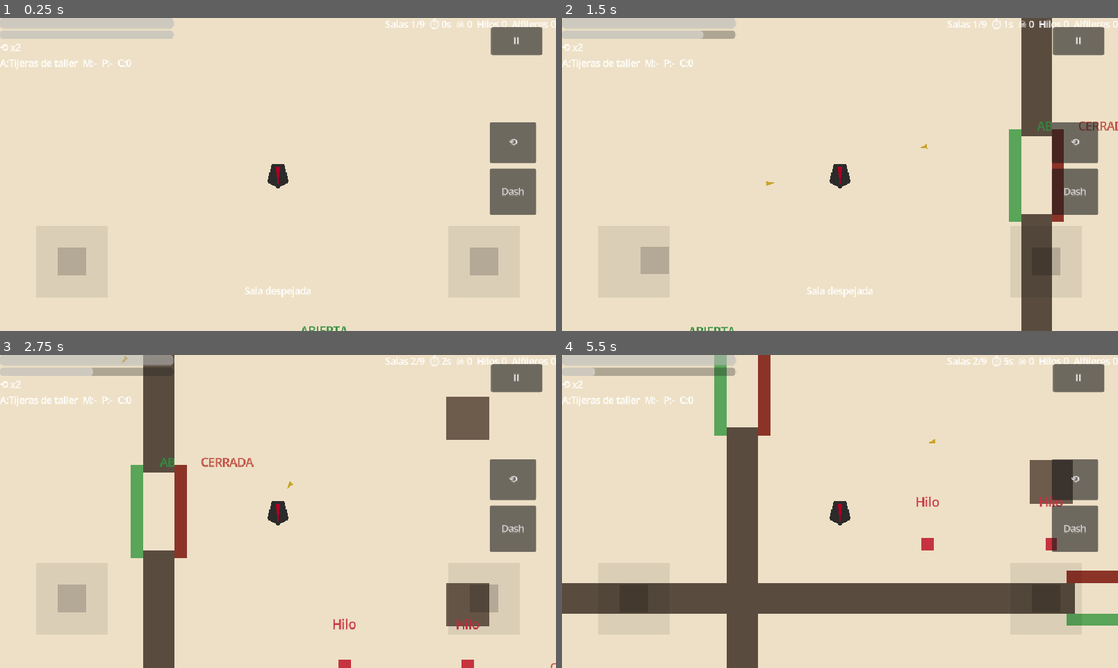
Above: before the commit, frames 1-4 (two rows, left to right).
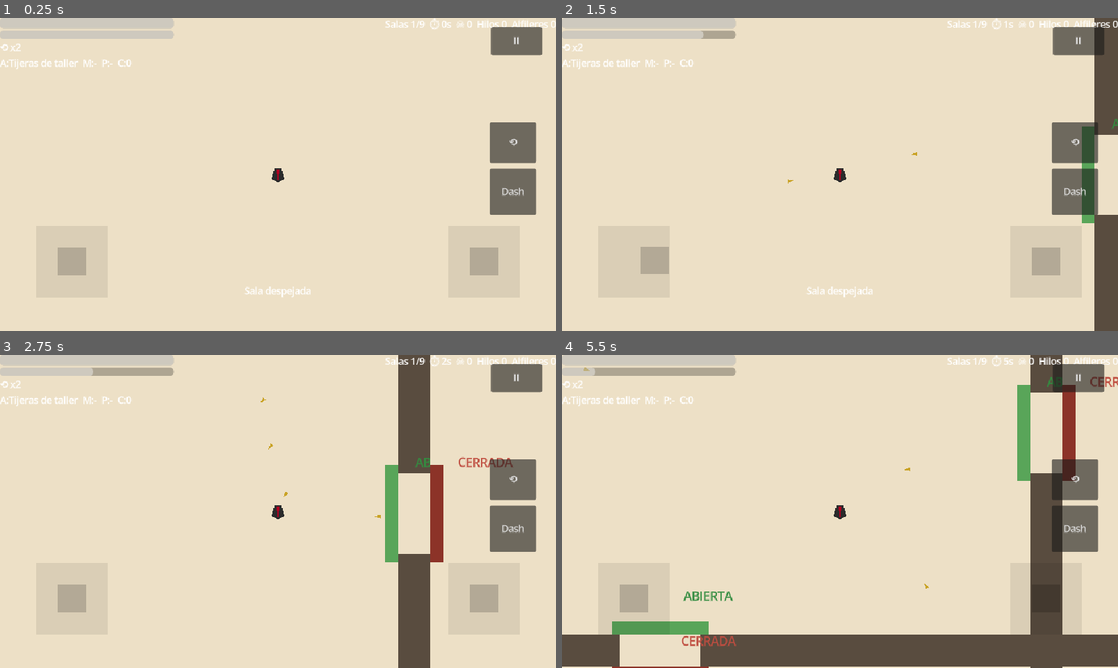
Above: after the commit, the same moments.

Repository: alex0593/Cuerda_y_Tijeras
Game: Godot game, scene res://gameplay/main/game.tscn
Same seed, same stepped clock (60 frames per second), same inputs: the game is played once before the commit and once after it.
Inputs (mouse positions are in pixels of both pictures, inside the frame that each line leads up to):
- Up to frame 1 (0.25 s): no input
- Up to frame 2 (1.5 s): tap Enter at 0.5 s; move the mouse to (962, 158) at 0.52 s; hold D (move_right) 0.53-1.25 s; tap Space (dash) at 0.6 s; click (962, 158) at 0.67 s; drag from (728, 190) to (1029, 174) at 1.27 s
- Up to frame 3 (2.75 s): move the mouse to (333, 442) at 2.02 s; press the mouse at (333, 442) at 2.03 s; hold D (move_right) from 2.03 s (still down); tap Space (dash) at 2.3 s
- Up to frame 4 (5.5 s): release D (move_right) at 2.75 s; release the mouse at (895, 442) at 2.75 s; drag from (812, 574) to (739, 511) at 2.77 s; move the mouse to (1006, 558) at 3.52 s; hold A (move_left) 3.53-4.25 s; tap 1 (use_item) at 3.6 s; tap Space (dash) at 3.8, 5.1 s; drag from (673, 464) to (973, 664) at 4.27 s; move the mouse to (867, 511) at 5.02 s; hold S (move_down) from 5.03 s (still down); click (867, 511) at 5.17 s

The runs differ from the first frame. In frame 1, 0.2% of the frame differs, in the area x 48-63%, y 46-100%; in frame 2, 9.5%; in frame 3, 14%; in frame 4, 27%, in the area x 0-100%, y 0-100%.

Commit message:
fix: la cámara se aleja y la sala crece para tener margen
Con la sala a 1280x720 la cámara veía el 94% del ancho de la sala y la
jugadora ocupaba el 8,9% del alto: demasiado cerca. Y el motivo de fondo
era que había calculado mal el viewport del móvil. Con stretch=expand se
conserva el ALTO (540) y se ensancha el ancho: en un móvil de 2412x1080 el
viewport es 1206x540, no 960x430, así que agrandar la sala a 1280 no dio
ningún margen.

- room_generator: la sala va a 1728x972, un 80% más grande que el diseño.
- room.gd: los enemigos conservan su tamaño y su alcance (escalan 1/SCALE).
  Si no, crecerían con la sala y el combate cambiaría sin tocar el balance.
- game.gd: la jugadora NO crece con la sala. Agrandarla era lo que la ponía
  en media pantalla. Se queda en su tamaño de diseño y sube a 260 de
  velocidad, para que cruzar una sala un 80% más grande no alargue la
  partida (4,4 s -> 6,6 s).
- test_h1_rooms: la conversión a píxeles de pantalla tenía que multiplicar
  por el zoom; sin eso daba posición negativa y el test era falso.

Medido en la laptop a 2412x1080: la cámara ve 1318x700 de una sala de
1728x972 (margen 409x272), la jugadora sale en el centro exacto de la
pantalla y ocupa el 5,1% del alto.

Diff:
--- a/core/room_generator.gd
+++ b/core/room_generator.gd
@@ -12,9 +12,12 @@
 const GRID_ROWS := 3
 # La sala tiene que ser MÁS grande que el viewport en los dos ejes, o la cámara
 # no tiene margen y empuja a la jugadora al borde de la pantalla en cuanto se
-# acerca a un muro. Con stretch=expand, un móvil panorámico (2412x1080) deja el
-# viewport en 960x430, así que 960x540 no daba ningún margen (doc 07 §5.1).
-const ROOM_SIZE := Vector2(1280, 720)
+# acerca a un muro. Con stretch=expand el alto del viewport se queda en 540 y
+# el ancho se ensancha: en un móvil panorámico (2412x1080) el viewport queda en
+# 1206x540. La sala va a 1728x972, un 80% más grande, para que la cámara pueda
+# encuadrar algo más de la mitad de la sala y la jugadora no ocupe media
+# pantalla (doc 07 §5.1).
+const ROOM_SIZE := Vector2(1728, 972)
 const START_CELL := Vector2i(0, 0)
 const BOSS_CELL := Vector2i(GRID_COLS - 1, GRID_ROWS - 1)
 # Reparto de las salas libres: 3 combates, 1 tesoro y 2 riesgos.
--- a/gameplay/main/game.gd
+++ b/gameplay/main/game.gd
@@ -9,6 +9,10 @@
 const REPAIR_ID := "repair"
 # Por encima del suelo y los muros de la sala, que van en 0.
 const PLAYER_Z := 5
+# Velocidad de la jugadora con la sala al 180%. Antes iba a 220 con la sala a
+# 960x540: cruzar una sala costaba 4,4 s y con la sala grande costaría 7,9 s.
+const PLAYER_SPEED := 260.0
+const PLAYER_DASH_SPEED := 560.0
 const STEP := {"left": Vector2i(-1, 0), "right": Vector2i(1, 0), "up": Vector2i(0, -1), "down": Vector2i(0, 1)}
 const OPPOSITE := {"left": "right", "right": "left", "up": "down", "down": "up"}
 
@@ -118,12 +122,13 @@
 
 func _spawn_player() -> void:
 	player = LelaScript.instantiate()
-	# La jugadora crece con la sala para conservar la proporción del diseño: si
-	# no, el personaje se quedaría pequeño respecto a los muros y a los enemigos.
+	# La jugadora NO crece con la sala: la sala se agranda para dar margen a la
+	# cámara, y agrandar también el personaje lo que hace es ponerle media
+	# pantalla. Se queda en su tamaño de diseño y sube un poco la velocidad para
+	# que cruzar una sala más grande no alargue la partida.
 	var k := RoomScript.SCALE
-	player.scale = Vector2(k.x, k.y)
-	player.move_speed *= k.x
-	player.dash_speed *= k.x
+	player.move_speed = PLAYER_SPEED
+	player.dash_speed = PLAYER_DASH_SPEED
 	add_child(player)
 	# La jugadora es hija del mapa, no de la sala, así que sin esto el suelo de
 	# la sala la dibuja encima y desaparece bajo el mapa. El orden de hermanos
--- a/gameplay/rooms/room.gd
+++ b/gameplay/rooms/room.gd
@@ -14,7 +14,7 @@
 # real de la sala. Así una sala más grande no obliga a rehacer la colocación de
 # muros, cobertura, puertas, botín y taller: se escala todo junto.
 const DESIGN := Vector2(960, 540)
-const SCALE := Vector2(1280.0 / 960.0, 720.0 / 540.0)
+const SCALE := Vector2(1728.0 / 960.0, 972.0 / 540.0)
 # Dónde aparece la jugadora al entrar por cada puerta, ya dentro de la sala.
 const ENTRY_SPOTS := {
 	"left": Vector2(110, 270),
@@ -248,6 +248,10 @@
 				e = preload("res://gameplay/enemies/boss_caja_cero.tscn").instantiate()
 		if e == null:
 			continue
+		# La sala se agranda para dar margen a la cámara, pero los enemigos
+		# conservan su tamaño y su alcance: si no, crecerían con la sala y el
+		# combate cambiaría sin tocar el balance.
+		e.scale = Vector2.ONE / SCALE
 		e.set("drop_rng_seed", room_seed + i * 7919)
 		if eid == "caja_cero":
 			# El jefe suelta un objeto que la jugadora no lleve ya (doc 07 §12.1).
--- a/tests/test_h1_rooms.gd
+++ b/tests/test_h1_rooms.gd
@@ -89,17 +89,21 @@
 	_check(visible_world.x <= room_size.x or visible_world.y <= room_size.y,
 		"la vista debe ser más pequeña que la sala en al menos un eje: vista %s, sala %s" % [str(visible_world.round()), str(room_size)])
 	# Pegada a la esquina de la sala, la jugadora sigue dentro de la pantalla.
+	# La conversión a píxeles de pantalla tiene que multiplicar por el zoom: el
+	# centro de la cámara va en unidades de mundo y la vista en píxeles.
 	player.global_position = start.global_position + Vector2(60, 60)
 	await process_frame
 	await process_frame
-	var on_screen: Vector2 = (player.global_position - cam.get_screen_center_position()) + view * 0.5
+	var centre: Vector2 = cam.get_screen_center_position()
+	var on_screen: Vector2 = (player.global_position - centre) * cam.zoom + view * 0.5
 	_check(on_screen.x > 0.0 and on_screen.x < view.x and on_screen.y > 0.0 and on_screen.y < view.y,
 		"la jugadora no puede salirse de la pantalla: está en %s de %s" % [str(on_screen.round()), str(view.round())])
-	# Y tiene que ocupar una parte visible de la pantalla, no ser una mota.
-	var body_size := 36.0 * float(player.scale.x)
-	var share: float = body_size / visible_world.y
-	_check(share > 0.04, "la jugadora ocupa solo el %.1f%% de la pantalla: es demasiado pequeña" % (share * 100.0))
-	player.global_position = start.global_position + Vector2(640, 360)
+	# Y tiene que ocupar una parte visible de la pantalla, no ser una mota. En un
+	# móvil panorámico mide alrededor del 5%; en el viewport cuadrado del test
+	# headless baja, porque ahí se ve mucho más mundo.
+	var share: float = 36.0 * cam.zoom.y / view.y
+	_check(share > 0.02, "la jugadora ocupa solo el %.1f%% de la pantalla: es demasiado pequeña" % (share * 100.0))
+	player.global_position = start.global_position + Vector2(864, 486)
 	await process_frame
 
 	# 4. Limpiar la sala abre sus puertas y no se deshace.
